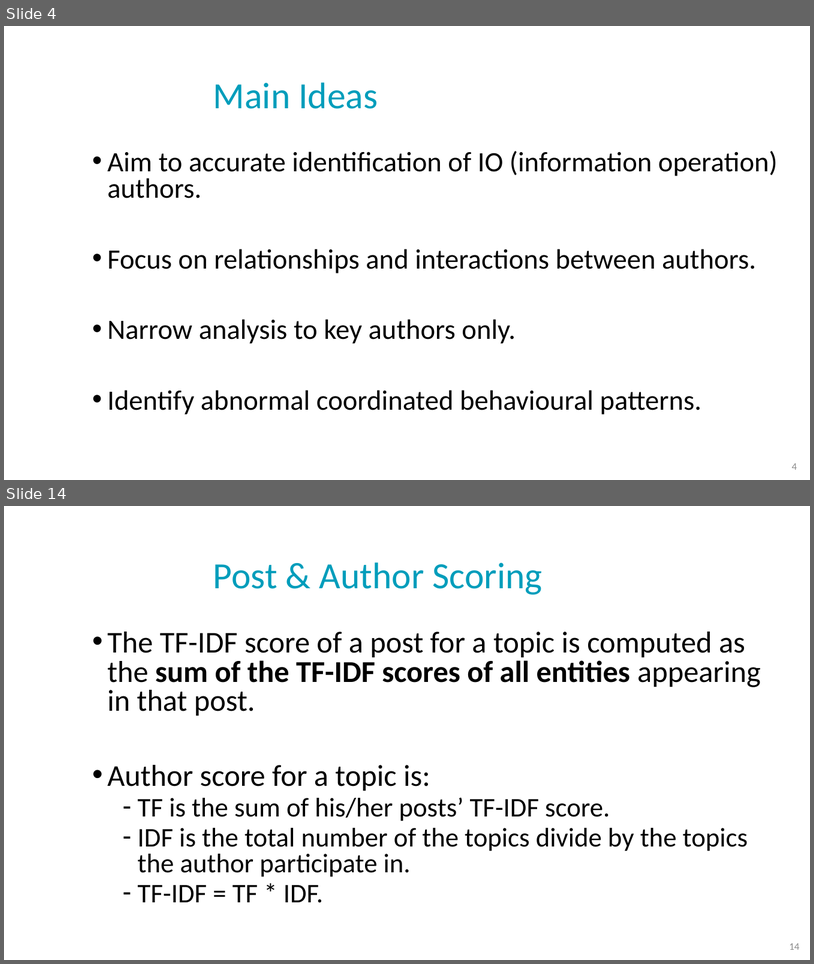
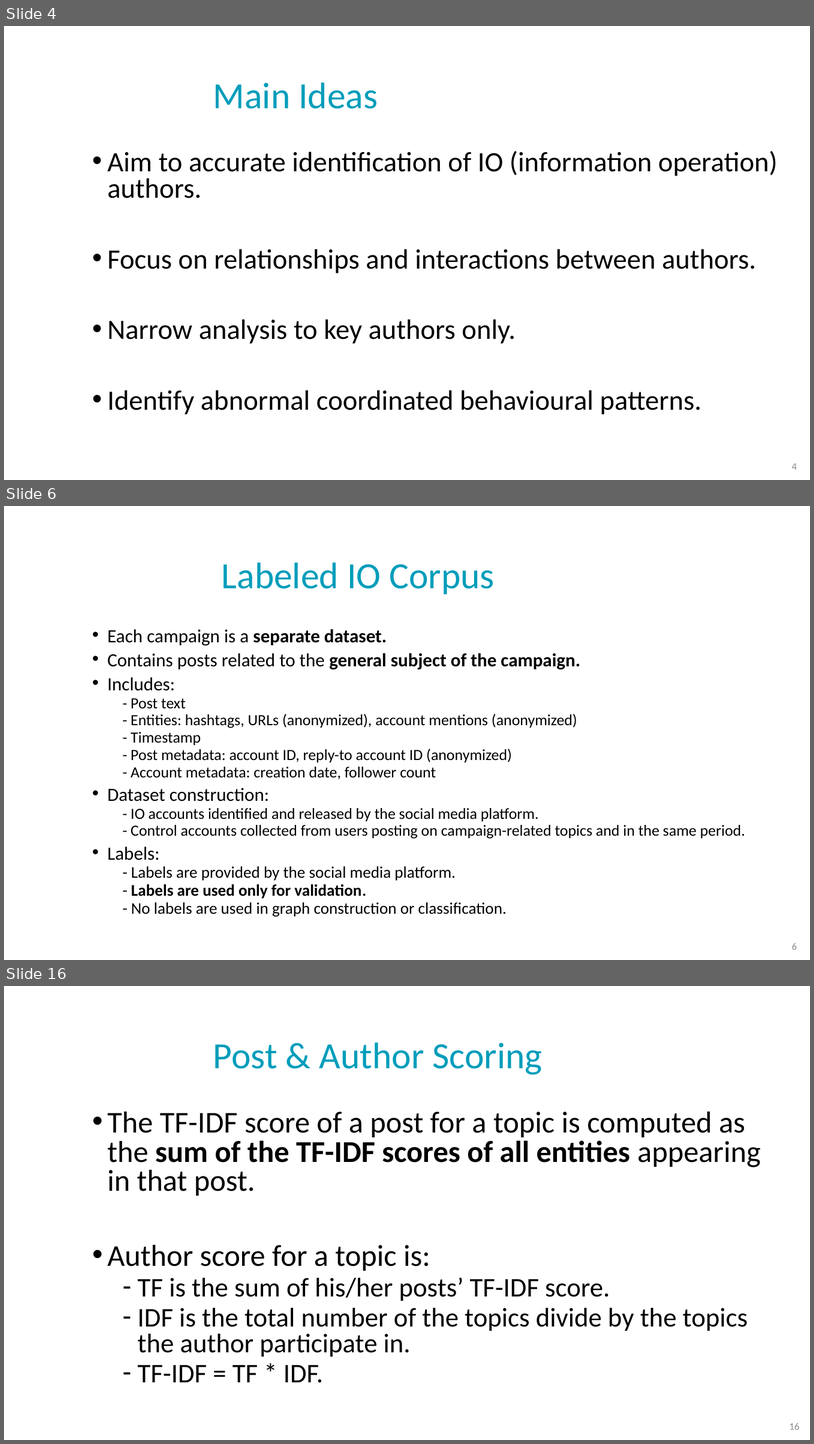
Before and after one commit to NoaTal1996/Backbone-Graph, a slide deck: docs/cbg_saback.pptx. Shown one above the other, each under a label of ours: slides 4 and 14 before the commit, slides 4, 6 and 16 after it; the slides between them are not shown. The pictures are 814x964 and 814x1444 pixels, drawn with LibreOffice and Linux fonts; fonts in the diff are those of the drawing; background and template pictures are left out. Boxes give left, top, right and bottom in pixels: in the first picture for what was removed or moved away, otherwise in the second. Text is boxed around its words. In the diff, an @@ line names an element or a change of style, - is before the commit and + after.

```diff
--- a/docs/cbg_saback.pptx
+++ b/docs/cbg_saback.pptx
@@ slide 6 added at bbox=[4, 506, 810, 960], background picture (left out) @@
@@ title added at bbox=[222, 562, 495, 594], 44 pt, text #009DBB @@
+Labeled IO Corpus
@@ text added at bbox=[107, 629, 746, 916], 18.5 pt, text #000000 @@
+• Each campaign is a separate dataset.
+• Contains posts related to the general subject of the campaign.
+• Includes:
+  - Post text
+  - Entities: hashtags, URLs (anonymized), account mentions (anonymized)
+  - Timestamp
+  - Post metadata: account ID, reply-to account ID (anonymized)
+  - Account metadata: creation date, follower count
+• Dataset construction:
+  - IO accounts identified and released by the social media platform.
+  - Control accounts collected from users posting on campaign-related topics and in the same period.
+• Labels:
+  - Labels are provided by the social media platform.
+  - Labels are used only for validation.
+  - No labels are used in graph construction or classification.
@@ page number added at bbox=[792, 943, 797, 949], 12 pt, text #8C8C8C @@
+6
@@ what was slide 14 is now slide 16 @@
@@ page number at bbox=[789, 1423, 800, 1429]: text changed @@
-14
+16
```
Also in this commit, not shown: 6 slides changed, 11 other slides added, 8 slides removed.
